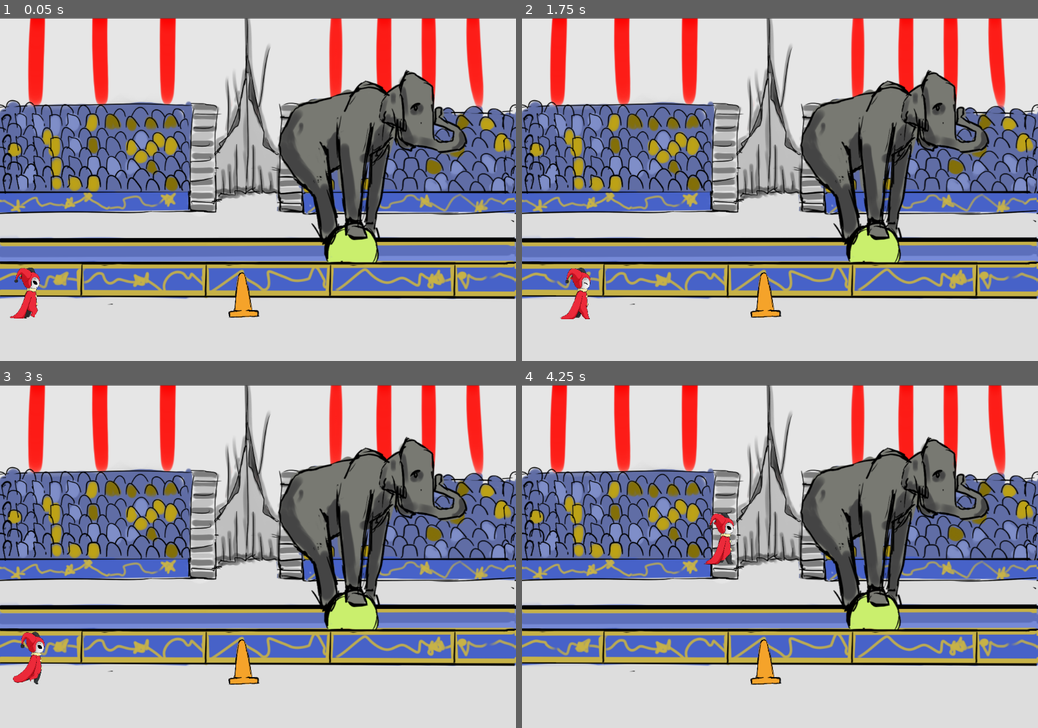
Above: before the commit, frames 1-4 (two rows, left to right).
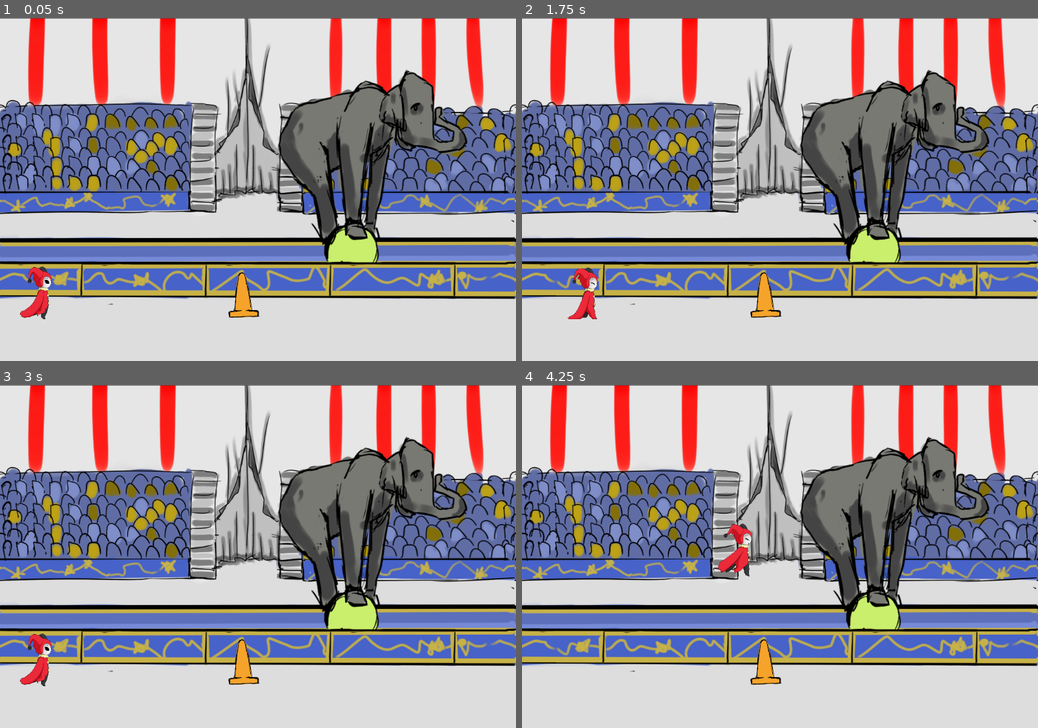
Above: after the commit, the same moments.

Repository: PrototipsUnpaz/penny-clowd
Game: Godot game, scene res://escenas/WorldTest.tscn
The game is run twice, just before and just after one commit, with the same random seed, the same clock (stepped at 60 frames per second) and the same inputs.
Inputs (mouse positions are in pixels of both pictures, inside the frame that each line leads up to):
- Up to frame 1 (0.05 s): no input
- Up to frame 2 (1.75 s): move the mouse to (893, 172) at 0.52 s; press the mouse at (893, 172) at 0.53 s; move the mouse to (676, 206) at 1.27 s; release the mouse at (676, 206) at 1.28 s; click (676, 206) at 1.35 s
- Up to frame 3 (3 s): move the mouse to (309, 481) at 2.02 s; press the mouse at (309, 481) at 2.03 s; move the mouse to (232, 625) at 2.77 s; release the mouse at (232, 625) at 2.78 s; click (232, 625) at 2.85 s
- Up to frame 4 (4.25 s): move the mouse to (934, 607) at 3.52 s; press the mouse at (934, 607) at 3.53 s

The runs differ from the first frame. In frame 1, 0.7% of the frame differs, in the area x 1-10%, y 72-88%; in frame 2, 0.6%; in frame 3, 0.6%; in frame 4, 1.0%, in the area x 35-45%, y 37-56%.

Commit message:
ajuste al salto

Diff:
--- a/escenas/player/Player.gd
+++ b/escenas/player/Player.gd
@@ -8,10 +8,11 @@
 	velocity.x = speed
 	move_and_slide(velocity,Vector2(0,-1))
 	if is_on_floor():
+		$AnimatedSprite.play("Correr")
 		velocity.y = 0
-	$AnimatedSprite.play("Correr")
-	if Input.is_action_pressed("Touch") and is_on_floor():
-		velocity.y = -600
+	if Input.is_action_just_pressed("Touch") and is_on_floor():
+		velocity.y = -580
+		$AnimatedSprite.play("Salto")
 	move_and_slide(velocity)
 	pass
 
